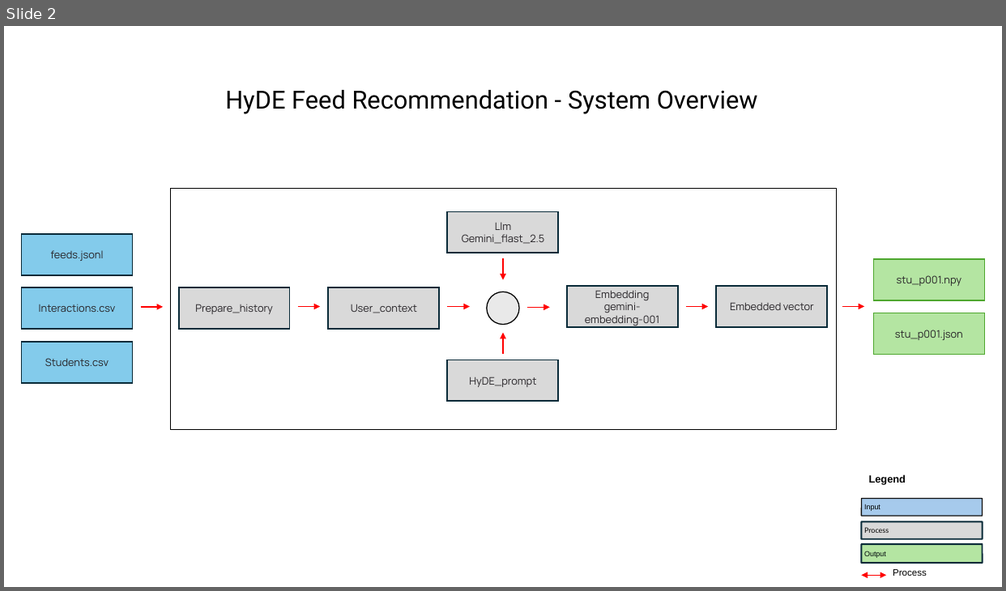
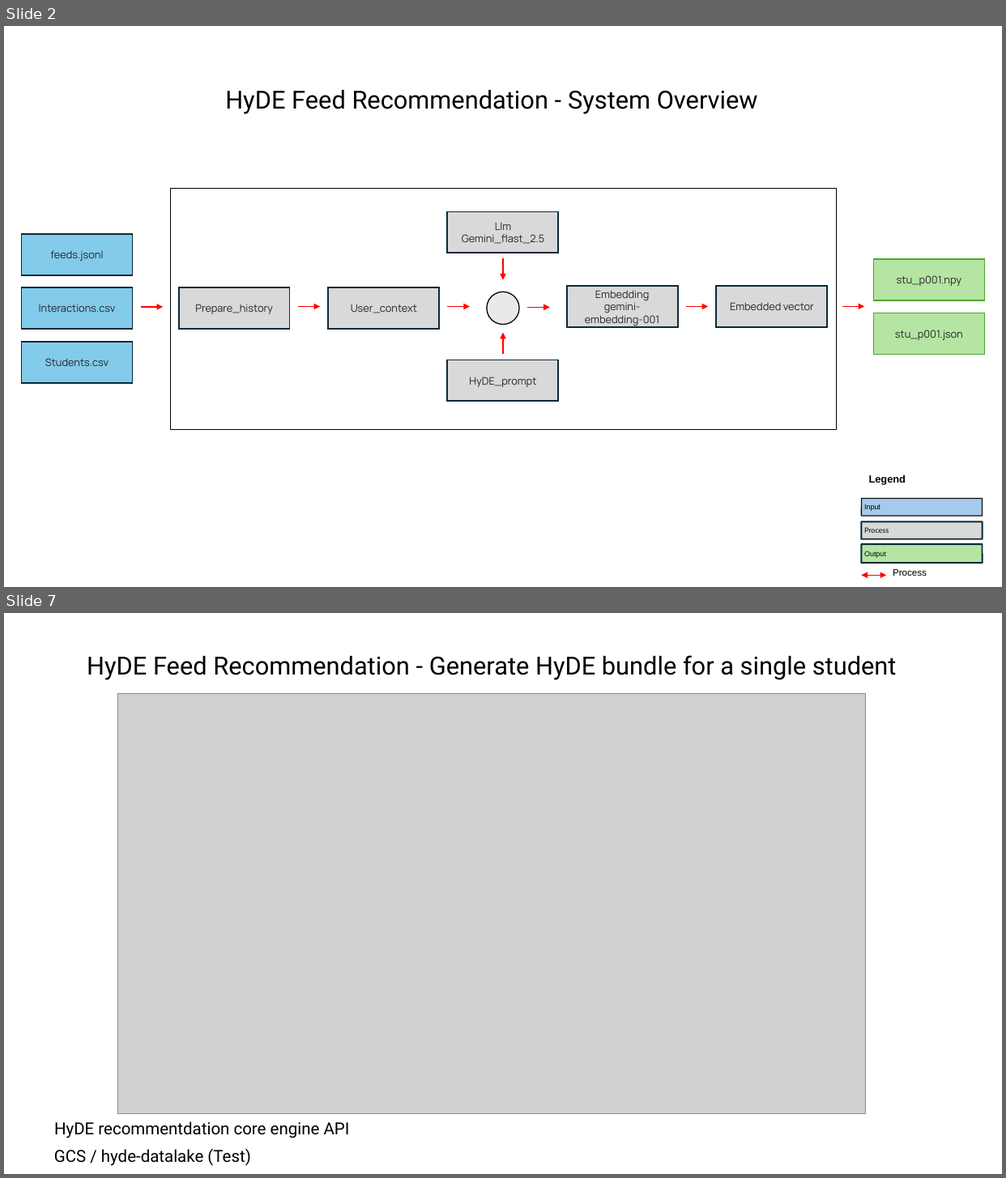
Before and after one commit to TunKedsaro/Hyde, a slide deck: logs/Ghostdeck.pptx. Shown one above the other, each under a label of ours: slide 2 before the commit, slides 2 and 7 after it; the slides between them are not shown. The pictures are 1006x591 and 1006x1178 pixels, drawn with LibreOffice and Linux fonts; fonts in the diff are those of the drawing; grey boxes stand for pictures. Boxes give left, top, right and bottom in pixels: in the first picture for what was removed or moved away, otherwise in the second. Text is boxed around its words. In the diff, an @@ line names an element or a change of style, - is before the commit and + after.

```diff
--- a/logs/Ghostdeck.pptx
+++ b/logs/Ghostdeck.pptx
@@ slide 7 added at [4, 613, 1002, 1174], background #FFFFFF @@
@@ text added at [87, 655, 897, 680], 24 pt, text #000000 @@
+HyDE Feed Recommendation - Generate HyDE bundle for a single student
@@ picture added at [117, 694, 867, 1114] @@
@@ text added at [54, 1122, 350, 1139], 16 pt, text #000000 @@
+HyDE recommentdation core engine API
@@ text added at [54, 1148, 250, 1166], 16 pt, text #000000 @@
+GCS / hyde-datalake (Test)
```
Also in this commit, not shown: 1 slide changed, 34 other slides added, 6 other files.
